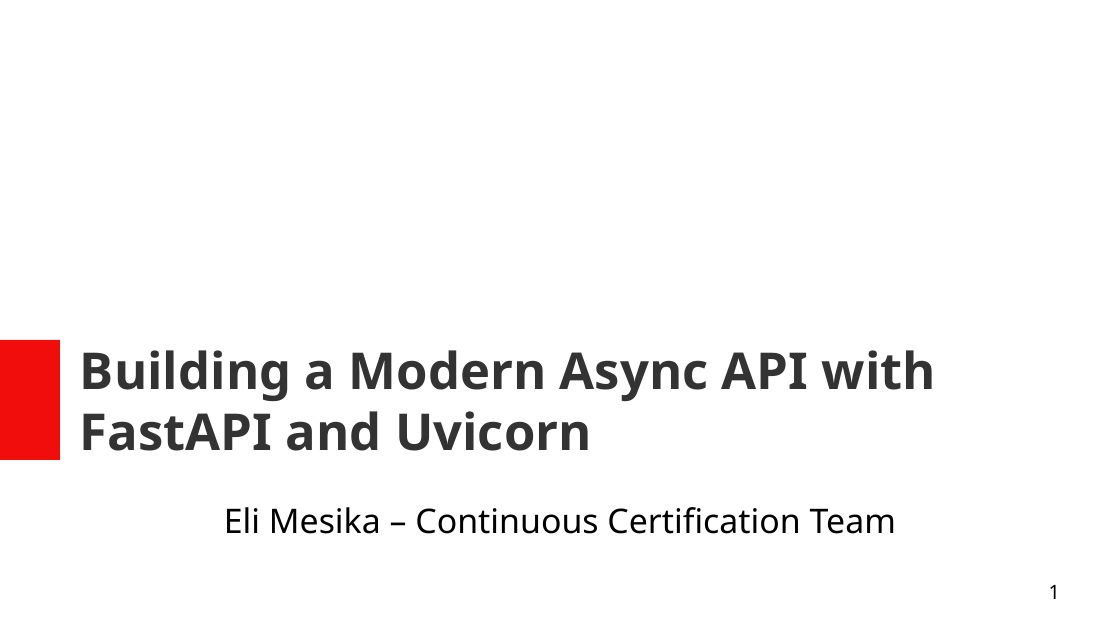
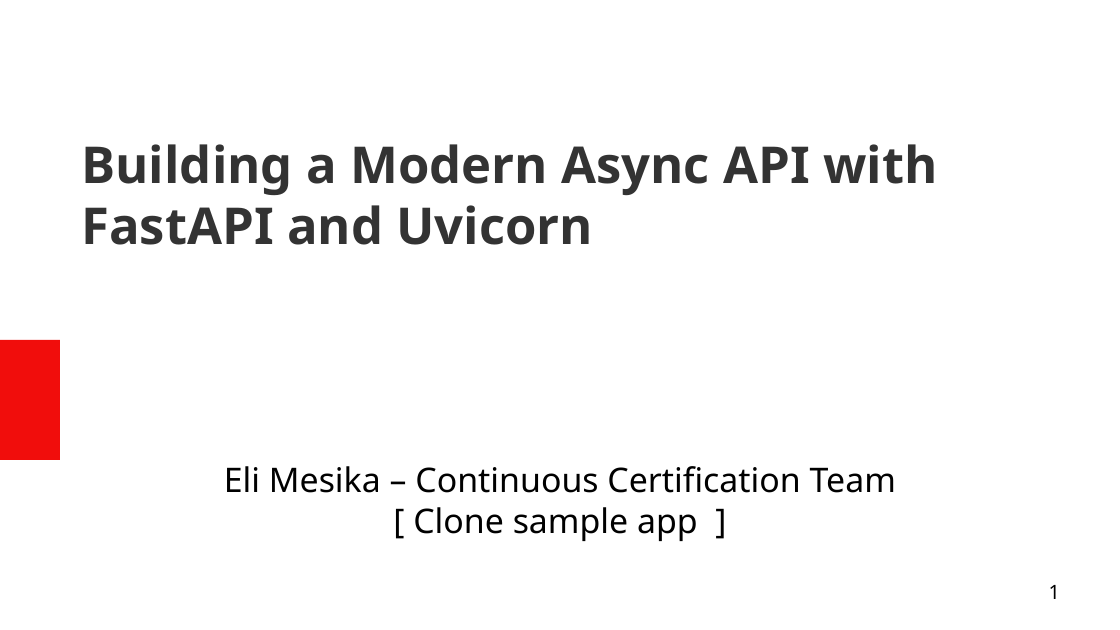
Before and after one commit to emesika/task-tracker, a slide deck: slide 1 of doc/FastAPIandUvicorn.odp. Drawn at 1120x630 pixels with LibreOffice and Linux fonts; fonts in the diff are those of the drawing. Boxes give left, top, right and bottom in pixels: in the first picture for what was removed or moved away, otherwise in the second. Text is boxed around its words. In the diff, an @@ line names an element or a change of style, - is before the commit and + after.

Commit message:
fix-presentation

```diff
--- a/doc/FastAPIandUvicorn.odp
+++ b/doc/FastAPIandUvicorn.odp
@@ title "Building a Modern Async API ...": place and size @@
-title "Building a Modern Async API ..." at [80, 350, 936, 451]
+title "Building a Modern Async API ..." at [81, 144, 937, 245]
@@ subtitle "Eli Mesika – Continuous Certification ...": place and size @@
-subtitle "Eli Mesika – Continuous Certification ..." at [224, 507, 896, 534]
+subtitle "Eli Mesika – Continuous Certification ..." at [224, 466, 896, 541]
@@ subtitle at [413, 507, 698, 541]: paragraph added @@
+[ Clone sample app ]
```
